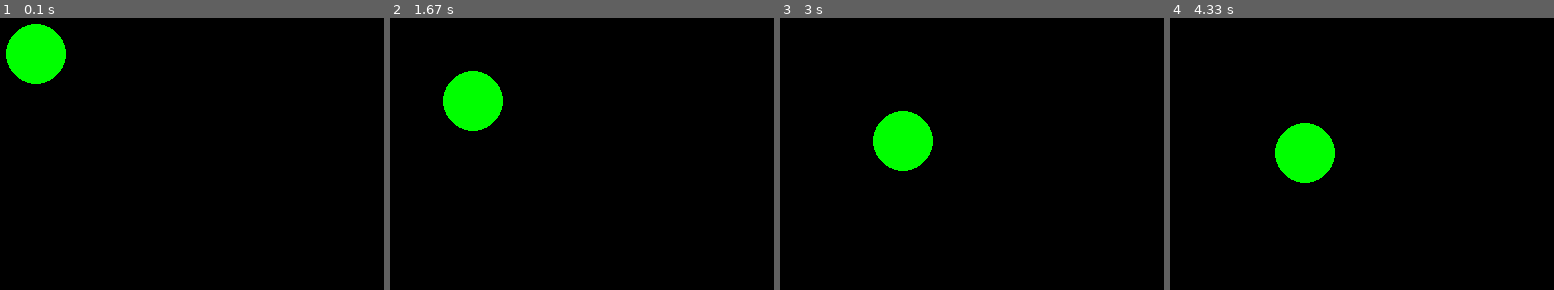
Above: before the commit, frames 1-4 (left to right).
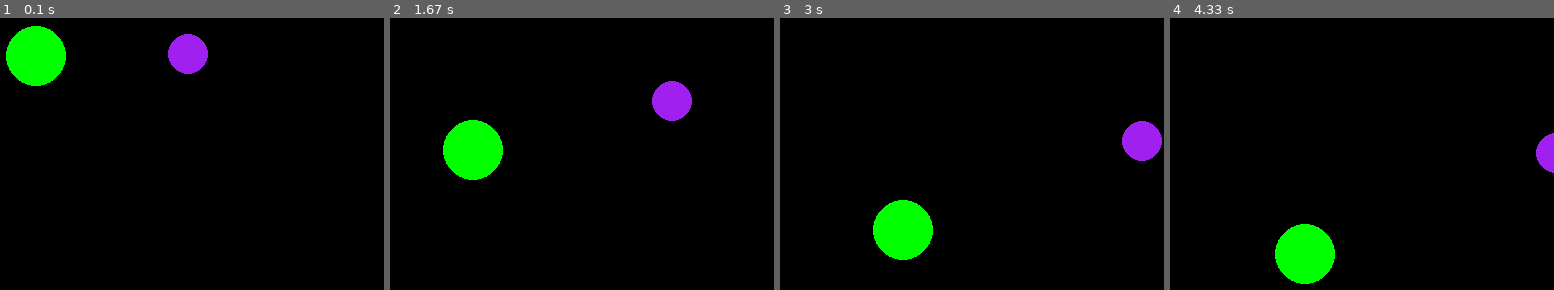
Above: after the commit, the same moments.

Repository: MeganSorenson/cmput174
Game: pygame game, started from lecture/pygame_tutorital/poke_the_dots_V4.py
Same seed, same stepped clock (60 frames per second), same inputs: the game is played once before the commit and once after it.
Inputs:
- Up to frame 1 (0.1 s): no input
- Up to frame 2 (1.67 s): no input
- Up to frame 3 (3 s): no input
- Up to frame 4 (4.33 s): no input

The runs differ from the first frame. In frame 1, 1.4% of the frame differs, in the area x 1-55%, y 2-25%; in frame 2, 6.0%; in frame 3, 6.5%, in the area x 24-100%, y 34-89%; in frame 4, 5.9%.

Commit message:
poke the dots v4

Diff:
--- a/lecture/pygame_tutorital/poke_the_dots_V3.py
+++ b/lecture/pygame_tutorital/poke_the_dots_V4.py
@@ -3,7 +3,7 @@
 # pressing and reeleasing the mouse button to teleport the dots to a random location
 # the score is the number of seconds from the start of the game until the dots collide
 
-# BONUS GOALS 3
+# BONUS GOALS
 # make sure geometric shapes stay within screen boundaries while they are moving
 # track the passage of time
 
@@ -14,6 +14,29 @@
 # https://www.pygame.org/docs/tut/PygameIntro.html
 
 import pygame
+
+
+class Dot:
+    # represents a single dot in the game
+    def __init__(self, position, velocity, color, radius):
+        # position is a list of [x,y] coordinates
+        # velocity is a list of [x,y] coordinates
+        # color is a str of color name or a list of rgb characters
+        # radius is a float
+        self.position = position
+        self.velocity = velocity
+        self.color = pygame.Color(color)
+        self.radius = radius
+
+    def move(self):
+        # change location of the dot
+        # by adding speed [x,y] to position [x,y] coordinates
+        for index in range(0, 2):
+            self.position[index] += self.velocity[index]
+
+    def draw(self, screen):
+        # draw dot on the game's window
+        pygame.draw.circle(screen, self.color, self.position, self.radius)
 
 
 def main():
@@ -48,10 +71,20 @@
     game_over = False
 
     # game objects that are specific to poke the dots
-    circle_pos = [150, 150]
-    circle_velocity = [1, 1]
-    circle_color = pygame.Color("green")
-    circle_radius = 30
+    green_dot_pos = [150, 150]
+    green_dot_velocity = [1, 2]
+    green_dot_color = pygame.Color("green")
+    green_dot_radius = 30
+
+    purple_dot_pos = [300, 150]
+    purple_dot_velocity = [2, 1]
+    purple_dot_color = pygame.Color("purple")
+    purple_dot_radius = 20
+
+    green_dot = Dot(green_dot_pos, green_dot_velocity,
+                    green_dot_color, green_dot_radius)
+    purple_dot = Dot(purple_dot_pos, purple_dot_velocity,
+                     purple_dot_color, purple_dot_radius)
 
     frame_counter = 0
     max_frames = 100
@@ -67,7 +100,8 @@
         # clear screen
         screen.fill(bg_color)
         # draw dot to screen
-        pygame.draw.circle(screen, circle_color, circle_pos, circle_radius)
+        green_dot.draw(screen)
+        purple_dot.draw(screen)
 
         # render all drawn objects to the screen
         pygame.display.flip()
@@ -75,8 +109,8 @@
         # look at game-over conditions
         if not game_over:
             # update game objects (move dot to new location)
-            for index in range(0, 2):
-                circle_pos[index] += circle_velocity[index]
+            green_dot.move()
+            purple_dot.move()
             # update frame counter
             frame_counter += 1
             # check if game_over conditions are met
